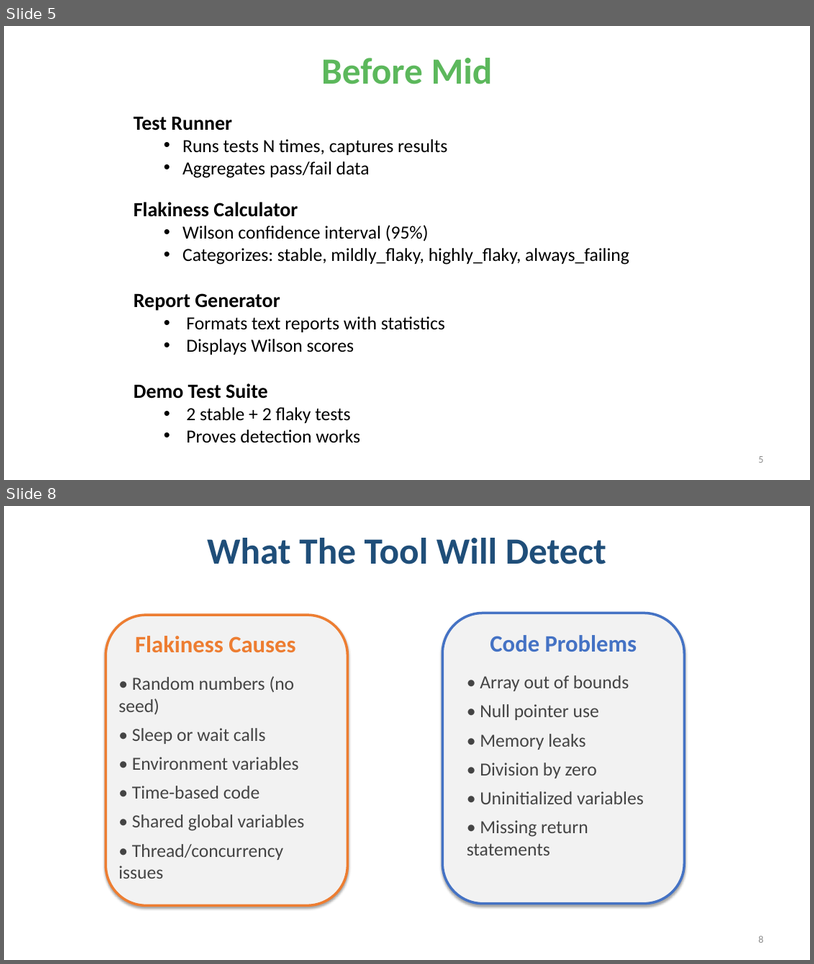
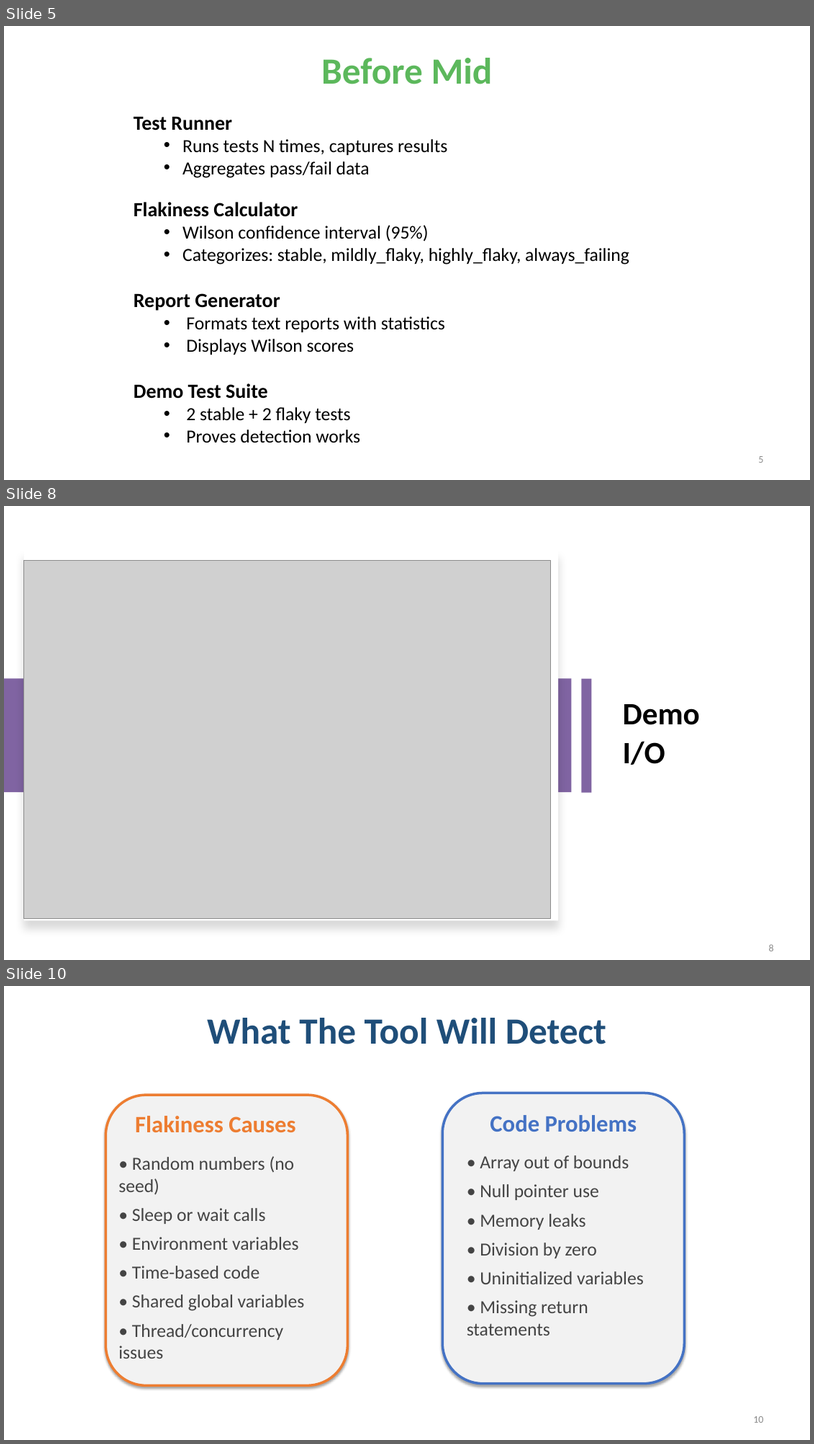
Before and after one commit to UniqueSwagger/FlakeHound-, a slide deck: FlakeHound_Presentation_Final.pptx. Shown one above the other, each under a label of ours: slides 5 and 8 before the commit, slides 5, 8 and 10 after it; the slides between them are not shown. The pictures are 814x964 and 814x1444 pixels, drawn with LibreOffice and Linux fonts; fonts in the diff are those of the drawing; grey boxes stand for pictures. Boxes give left, top, right and bottom in pixels: in the first picture for what was removed or moved away, otherwise in the second. Text is boxed around its words. In the diff, an @@ line names an element or a change of style, - is before the commit and + after.

```diff
--- a/FlakeHound_Presentation_Final.pptx
+++ b/FlakeHound_Presentation_Final.pptx
@@ slide 8 added at (x1=4, y1=506, x2=810, y2=960), background #FFFFFF @@
@@ rectangle added at (x1=24, y1=550, x2=558, y2=921), fill #FFFFFF @@
@@ picture added at (x1=24, y1=560, x2=551, y2=918) @@
@@ rectangle added at (x1=4, y1=679, x2=572, y2=793), fill #8064A2 @@
@@ rectangle added at (x1=581, y1=679, x2=592, y2=793), fill #8064A2 @@
@@ text added at (x1=623, y1=704, x2=700, y2=764), 37 pt, text #000000, bold @@
+Demo
+I/O
@@ page number added at (x1=769, y1=944, x2=774, y2=951), 12 pt, text #8C8C8C @@
+8
@@ what was slide 8 is now slide 10 @@
@@ page number at (x1=754, y1=1416, x2=764, y2=1422): text changed @@
-8
+10
```
Also in this commit, not shown: 3 slides changed, 1 other slide added, 3 other files.
